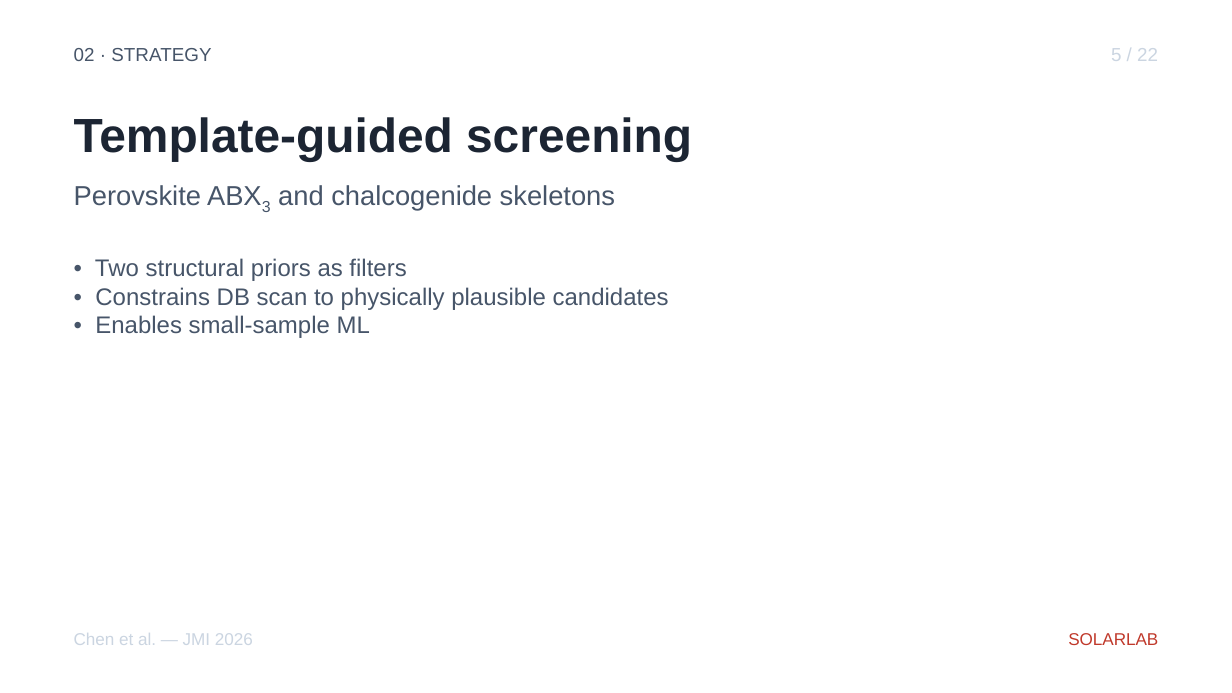
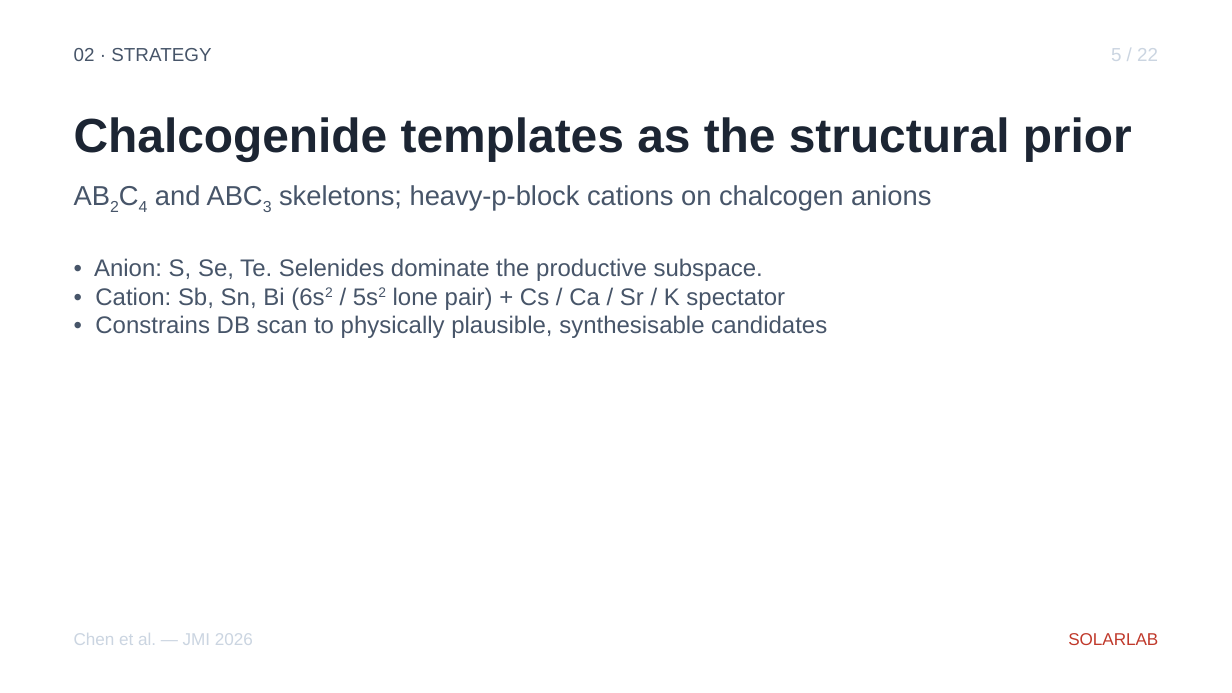
Before and after one commit to ShaneLogic/SolarLab, a slide deck: slide 7 of presentations/jmi-2026/output/jmi-2026.pptx. Drawn at 1232x693 pixels with LibreOffice and Linux fonts; fonts in the diff are those of the drawing. Boxes give left, top, right and bottom in pixels: in the first picture for what was removed or moved away, otherwise in the second. Text is boxed around its words. In the diff, an @@ line names an element or a change of style, - is before the commit and + after.

Commit message:
feat(jmi-ppt): refresh deck with real DFT/ML data from PV-Materials-Screening
Pulls real screening results, candidate properties, ML metrics, and figure
assets from /PhD/PV-Materials-Screening/3rd JMI Conference and rebuilds
the deck end-to-end. Copy.yaml replaces every R1–R4 placeholder with
ground-truth content from the technical doc.

Pipeline funnel filled in: >10⁵ MP/OQMD → 647 DFT-screened → 473
ML-ready → 41 PV-promising (y > 0.05) → 14 action list (y > 0.10).

ML metrics filled in: HistGBR + log1p target, 5-fold × 5-seed random
CV → R² = 0.466 ± 0.035, MAE = 0.012, top-20 recall = 0.50, +50 % R²
over the GPR / GB / ExT baseline. Prototype-grouped CV R² ≈ 0
flags the active-learning transfer gap.

Top-2 hits with all four PV descriptors:
  Hit #1 Se₁₆Sn₈Zr₄ (AB₂C₄, Pnma): E_g 1.12 eV, m 0.43, ε 19.5,
                                    E_b 7 meV, PV score 0.487
  Hit #2 Cs₂Sb₆Se₂   (ABC₃, C2/m): E_g 1.28 eV, m 0.81, ε 12.6,
                                    E_b 56 meV, PV score 0.298

Imports 7 figures into figures/output/ (gitignored — but the rebuilt
.pptx embeds them as bytes, so the committed deck is self-contained).
README documents the import workflow.

Funnel-arc title updated: "High-throughput DFT and small-sample ML
for chalcogenide PV absorber discovery, with device-scale validation".

Audit: 28 slides, 49 sub + 14 sup runs, no _/^ leaks.

Constraint: Source figures live in sibling project tree, gitignored
on import; deck binary (committed) embeds them so the artifact is
reproducible without the sibling tree
Confidence: high — every number traceable to PV_Screening_Technical_Documentation.docx
Scope-risk: narrow — copy + figure import + rebuild; no logic changes
Directive: Re-run the import block in README whenever the source
figures update; rerun build_deck.py + audit_typography.py after any
copy.yaml edit
Not-tested: Stability / phonon DOS data (R4) — not in source docs;
s12 reused for the population funnel instead

```diff
--- a/presentations/jmi-2026/output/jmi-2026.pptx
+++ b/presentations/jmi-2026/output/jmi-2026.pptx
@@ text at (74,117,1132,161): text changed @@
-Template-guided screening
+Chalcogenide templates as the structural prior
@@ text at (155,185,931,211): text changed @@
-Perovskite ABX3 and chalcogenide skeletons
+AB2C4 and ABC3 skeletons; heavy-p-block cations on chalcogen anions
@@ text at (94,258,827,338): text changed @@
-• Two structural priors as filters
-• Constrains DB scan to physically plausible candidates
-• Enables small-sample ML
+• Anion: S, Se, Te. Selenides dominate the productive subspace.
+• Cation: Sb, Sn, Bi (6s2 / 5s2 lone pair) + Cs / Ca / Sr / K spectator
+• Constrains DB scan to physically plausible, synthesisable candidates
```
Also in this commit, not shown: 20 other slides changed, 1 slide added, 1 slide removed, 2 other files.
